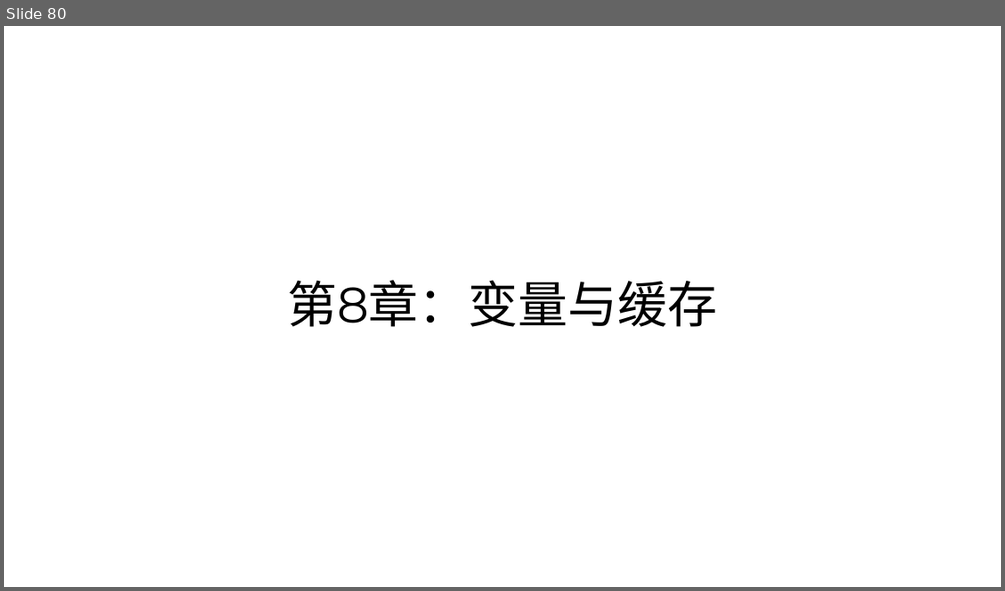
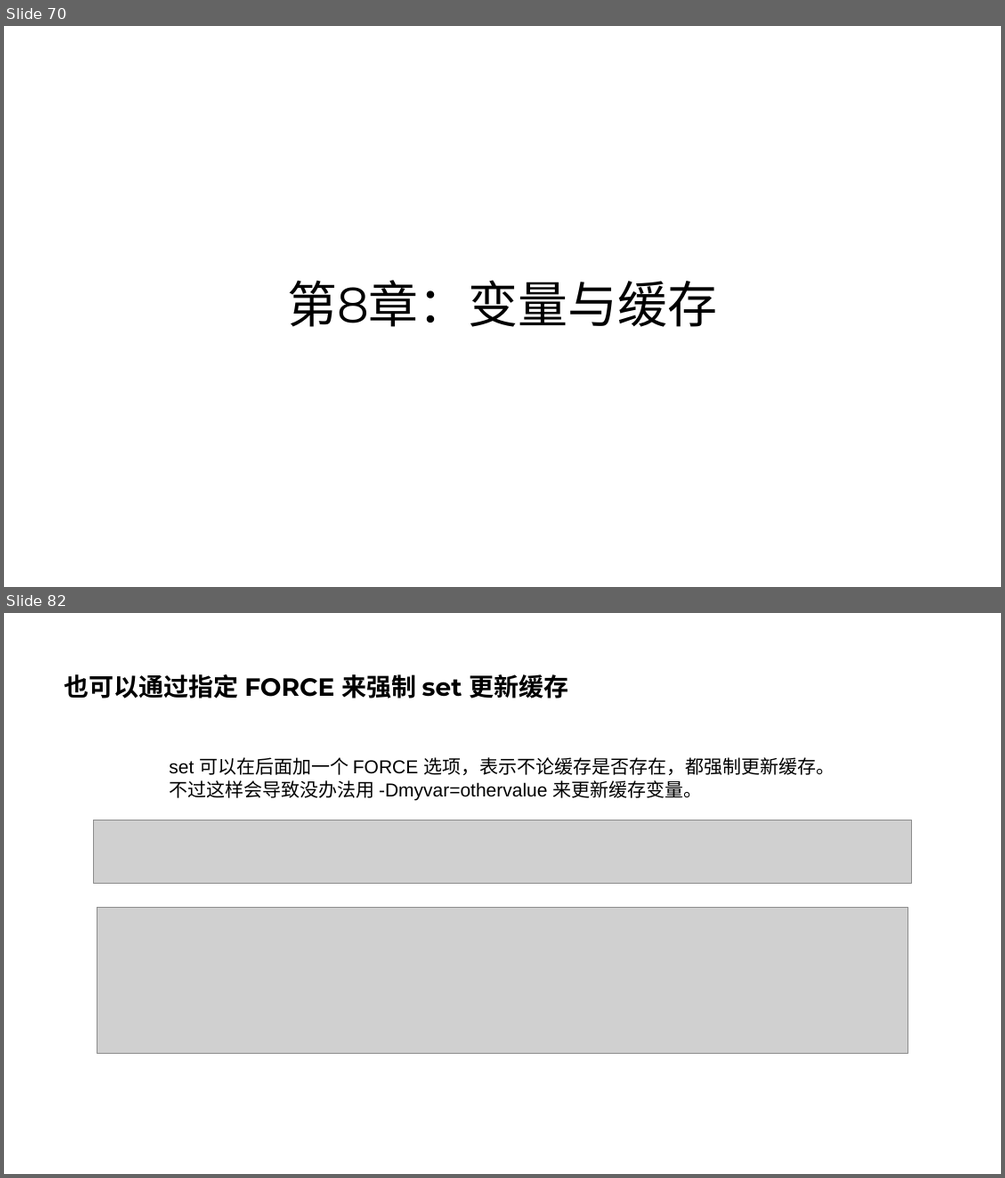
Before and after one commit to parallel101/course, a slide deck: 11/slides.pptx. Shown one above the other, each under a label of ours: slide 80 before the commit, slides 70 and 82 after it; the slides between them are not shown. The pictures are 1005x591 and 1005x1178 pixels, drawn with LibreOffice and Linux fonts; fonts in the diff are those of the drawing; grey boxes stand for pictures. Boxes give left, top, right and bottom in pixels: in the first picture for what was removed or moved away, otherwise in the second. Text is boxed around its words. In the diff, an @@ line names an element or a change of style, - is before the commit and + after.

```diff
--- a/11/slides.pptx
+++ b/11/slides.pptx
@@ slide 82 added at (4,613,1001,1174), background #FFFFFF @@
@@ title added at (65,674,568,698), 24 pt, text #000000, bold @@
+也可以通过指定 FORCE 来强制 set 更新缓存
@@ text added at (169,757,834,800), 18 pt, text #000000 @@
+set 可以在后面加一个 FORCE 选项，表示不论缓存是否存在，都强制更新缓存。
+不过这样会导致没办法用 -Dmyvar=othervalue 来更新缓存变量。
@@ picture added at (94,820,912,883) @@
@@ picture added at (97,908,908,1054) @@
@@ what was slide 80 is now slide 70 @@
```
Also in this commit, not shown: 2 slides changed, 16 other slides added, 2 other files.
